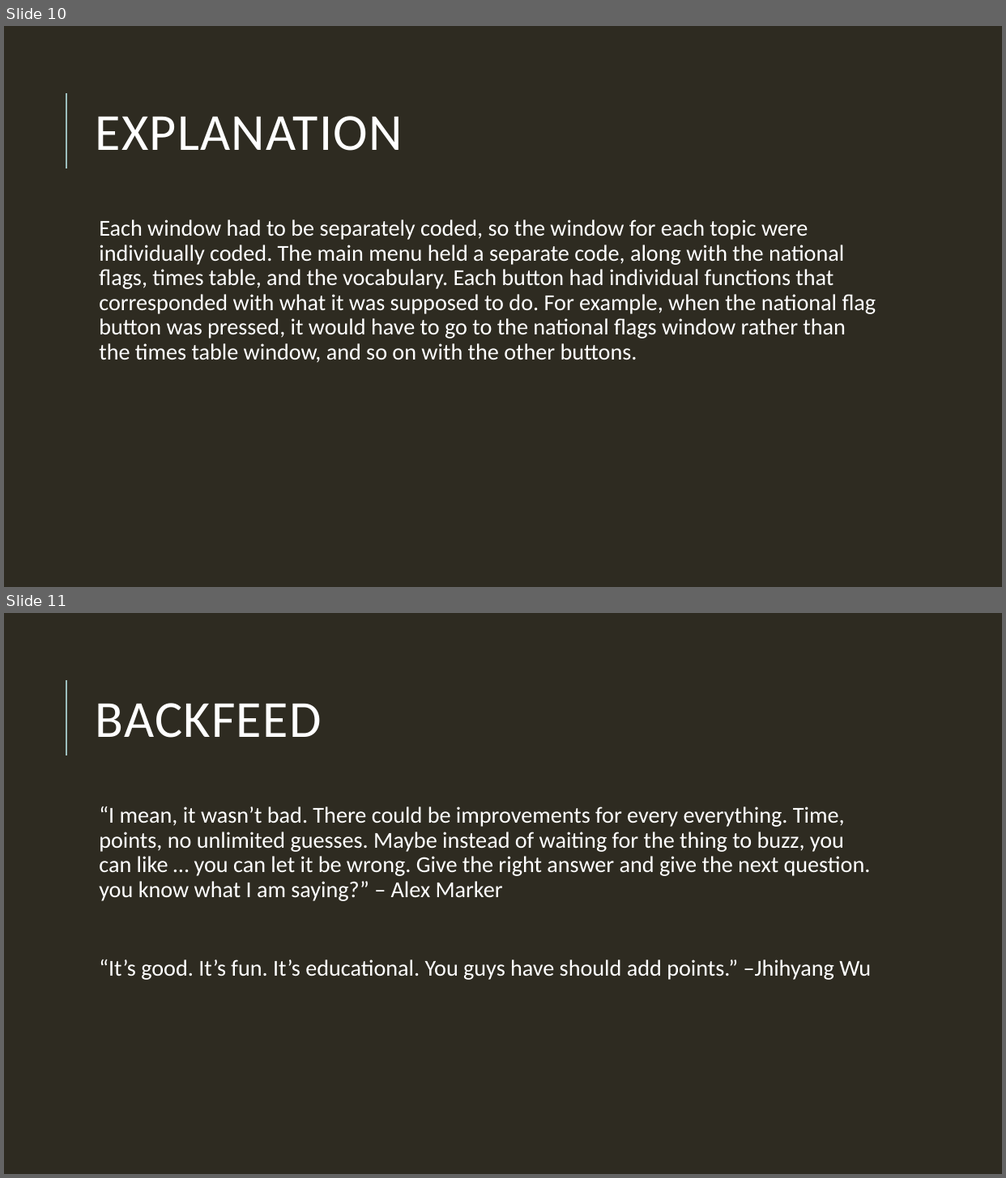
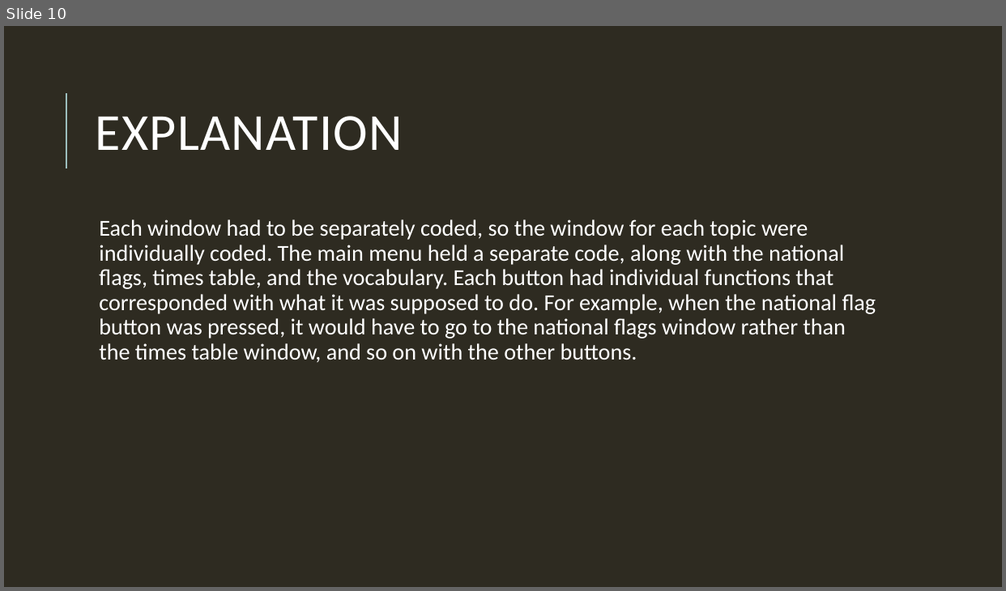
Before and after one commit to hanwenzhu/Education-App, a slide deck: The educator.pptx. Shown one above the other, each under a label of ours: slides 10 and 11 before the commit, slide 10 after it. The pictures are 1006x1178 and 1006x591 pixels, drawn with LibreOffice and Linux fonts; fonts in the diff are those of the drawing. Boxes give left, top, right and bottom in pixels: in the first picture for what was removed or moved away, otherwise in the second. Text is boxed around its words. In the diff, an @@ line names an element or a change of style, - is before the commit and + after.

Commit message:
I HAVE TO TYPING STH??

```diff
--- a/The educator.pptx
+++ b/The educator.pptx
@@ slide 11 removed at bbox=[4, 613, 1002, 1174], background #2E2B21; not listed: 1 template element that a slide beside it also shows @@
@@ title removed at bbox=[96, 703, 322, 738] @@
-BACKFEED
@@ text removed at bbox=[99, 807, 871, 980] @@
-  “I mean, it wasn’t bad. There could be improvements for every everything. Time, points, no unlimited guesses. Maybe instead of waiting for the thing to buzz, you can like … you can let it be wrong. Give the right answer and give the next question. you know what I am saying?” – Alex Marker
-  “It’s good. It’s fun. It’s educational. You guys have should add points.” –Jhihyang Wu
```
Also in this commit, not shown: 2 slides changed, 1 other slide removed, 1 other file.
